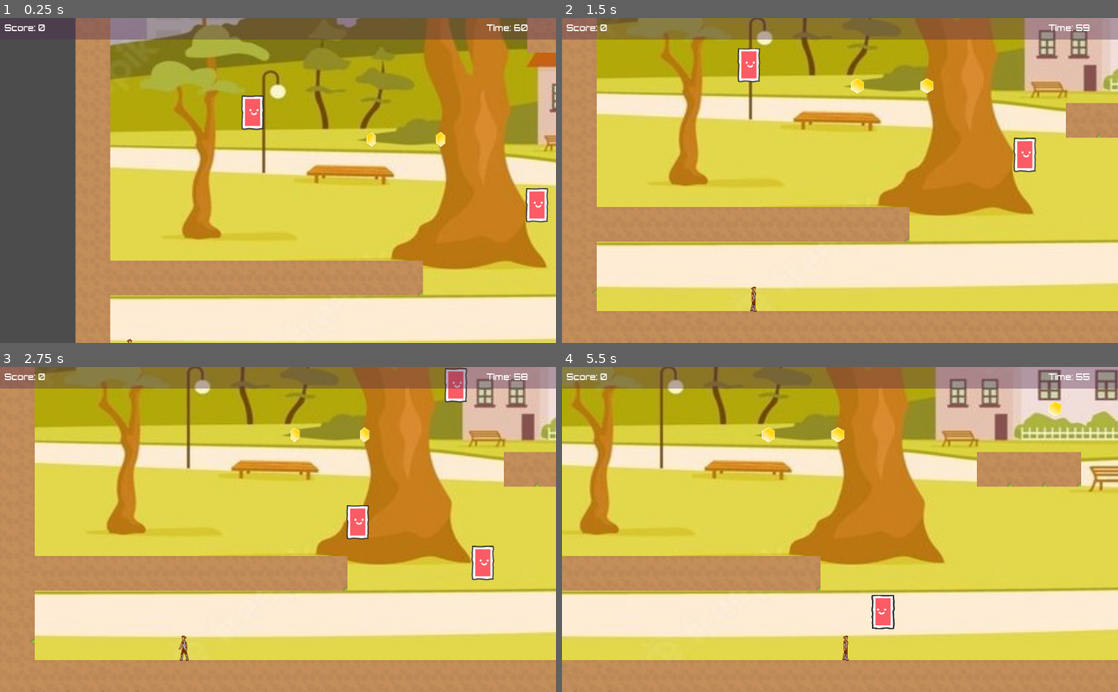
Above: before the commit, frames 1-4 (two rows, left to right).
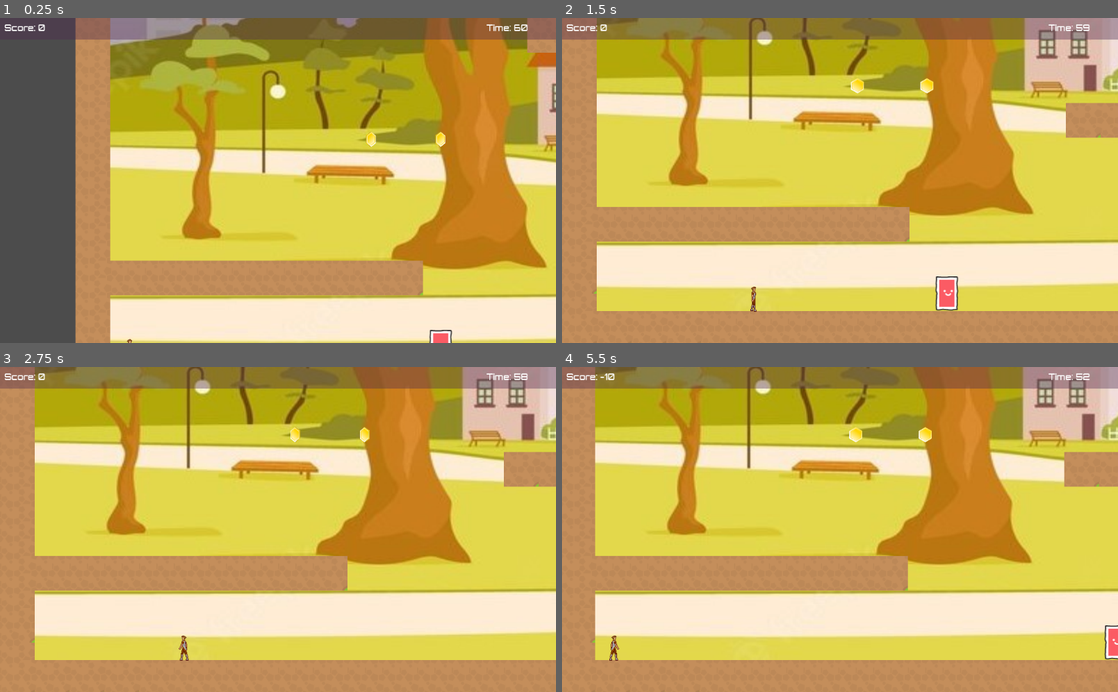
Above: after the commit, the same moments.

Repository: NelsonAlemanMoreno/Final-Project-Time_for_Dinner
Game: Godot game, scene res://Levels/Level2.tscn
Same seed, same stepped clock (60 frames per second), same inputs: the game is played once before the commit and once after it. This scene is started directly instead of the project's main scene.
Inputs:
- Up to frame 1 (0.25 s): no input
- Up to frame 2 (1.5 s): hold D (right) from 0.53 s (still down); tap W (jump) at 0.77 s
- Up to frame 3 (2.75 s): tap W (jump) at 1.52 s; release D (right) at 2.03 s; hold A (left) from 2.03 s (still down)
- Up to frame 4 (5.5 s): release A (left) at 2.78 s; hold D (right) 2.78-4.28 s; tap W (jump) at 3.02, 3.77, 4.52 s; hold A (left) 4.28-5.03 s; hold D (right) from 5.03 s (still down)

The runs differ from the first frame. In frame 1, 1.0% of the frame differs, in the area x 43-99%, y 23-100%; in frame 2, 1.3%; in frame 3, 1.3%; in frame 4, 39%, in the area x 0-100%, y 0-91%.

Commit message:
level 2

Diff:
--- a/Levels/Level2.tscn
+++ b/Levels/Level2.tscn
@@ -146,89 +146,24 @@
 script = ExtResource( 1 )
 
 [node name="Enemy2" parent="Enemy_Container" instance=ExtResource( 11 )]
-position = Vector2( 3608, 152 )
-con_left = Vector2( 3608, -312 )
-con_right = Vector2( 3608, 152 )
+position = Vector2( 1872, 600 )
+con_left = Vector2( 664, 600 )
+con_right = Vector2( 1872, 600 )
 
 [node name="Enemy3" parent="Enemy_Container" instance=ExtResource( 11 )]
-position = Vector2( 3291, 301 )
-con_left = Vector2( 3608, -312 )
-con_right = Vector2( 3608, 152 )
+position = Vector2( 664, 600 )
+con_left = Vector2( 664, 600 )
+con_right = Vector2( 1872, 600 )
 
 [node name="Enemy4" parent="Enemy_Container" instance=ExtResource( 11 )]
-position = Vector2( 2945, 288 )
-con_left = Vector2( 3608, -312 )
-con_right = Vector2( 3608, 152 )
+position = Vector2( 2648, 600 )
+con_left = Vector2( 1945, 600 )
+con_right = Vector2( 2648, 600 )
 
 [node name="Enemy5" parent="Enemy_Container" instance=ExtResource( 11 )]
-position = Vector2( 2697, 307 )
-con_left = Vector2( 3608, -312 )
-con_right = Vector2( 3608, 152 )
-
-[node name="Enemy6" parent="Enemy_Container" instance=ExtResource( 11 )]
-position = Vector2( 2230, 212 )
-con_left = Vector2( 3608, -312 )
-con_right = Vector2( 3608, 152 )
-
-[node name="Enemy7" parent="Enemy_Container" instance=ExtResource( 11 )]
-position = Vector2( 2117, -349 )
-con_left = Vector2( 3608, -312 )
-con_right = Vector2( 3608, 152 )
-
-[node name="Enemy8" parent="Enemy_Container" instance=ExtResource( 11 )]
-position = Vector2( 1748, -197 )
-con_left = Vector2( 3608, -312 )
-con_right = Vector2( 3608, 152 )
-
-[node name="Enemy10" parent="Enemy_Container" instance=ExtResource( 11 )]
-position = Vector2( 1691, 209 )
-con_left = Vector2( 3608, -312 )
-con_right = Vector2( 3608, 152 )
-
-[node name="Enemy11" parent="Enemy_Container" instance=ExtResource( 11 )]
-position = Vector2( 1811, 380 )
-con_left = Vector2( 3608, -312 )
-con_right = Vector2( 3608, 152 )
-
-[node name="Enemy12" parent="Enemy_Container" instance=ExtResource( 11 )]
-position = Vector2( 593, -105 )
-con_left = Vector2( 3608, -312 )
-con_right = Vector2( 3608, 152 )
-
-[node name="Enemy9" parent="Enemy_Container" instance=ExtResource( 11 )]
-position = Vector2( 1621, -29 )
-con_left = Vector2( 3608, -312 )
-con_right = Vector2( 3608, 152 )
-
-[node name="Enemy14" parent="Enemy_Container" instance=ExtResource( 11 )]
-position = Vector2( 842, 338 )
-
-[node name="Enemy15" parent="Enemy_Container" instance=ExtResource( 11 )]
-position = Vector2( 318, 167 )
-
-[node name="Enemy16" parent="Enemy_Container" instance=ExtResource( 11 )]
-position = Vector2( 729, -408 )
-
-[node name="Enemy17" parent="Enemy_Container" instance=ExtResource( 11 )]
-position = Vector2( 1538, -447 )
-
-[node name="Enemy18" parent="Enemy_Container" instance=ExtResource( 11 )]
-position = Vector2( 2350, -459 )
-
-[node name="Enemy19" parent="Enemy_Container" instance=ExtResource( 11 )]
-position = Vector2( 2431, -126 )
-
-[node name="Enemy20" parent="Enemy_Container" instance=ExtResource( 11 )]
-position = Vector2( 1886, -33 )
-
-[node name="Enemy21" parent="Enemy_Container" instance=ExtResource( 11 )]
-position = Vector2( 2929, -12 )
-
-[node name="Enemy22" parent="Enemy_Container" instance=ExtResource( 11 )]
-position = Vector2( 3067, -351 )
-
-[node name="Enemy23" parent="Enemy_Container" instance=ExtResource( 11 )]
-position = Vector2( 3178, 104 )
+position = Vector2( 2072, 600 )
+con_left = Vector2( 344, -409 )
+con_right = Vector2( 2072, 600 )
 
 [node name="Camera" type="Camera2D" parent="."]
 current = true
